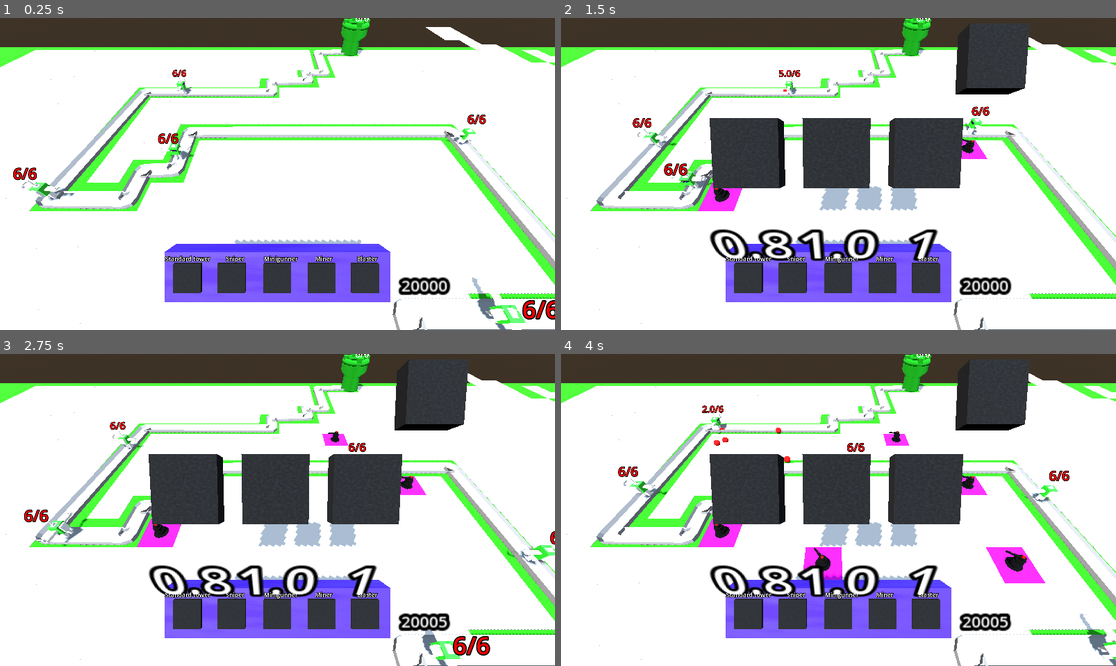
Above: before the commit, frames 1-4 (two rows, left to right).
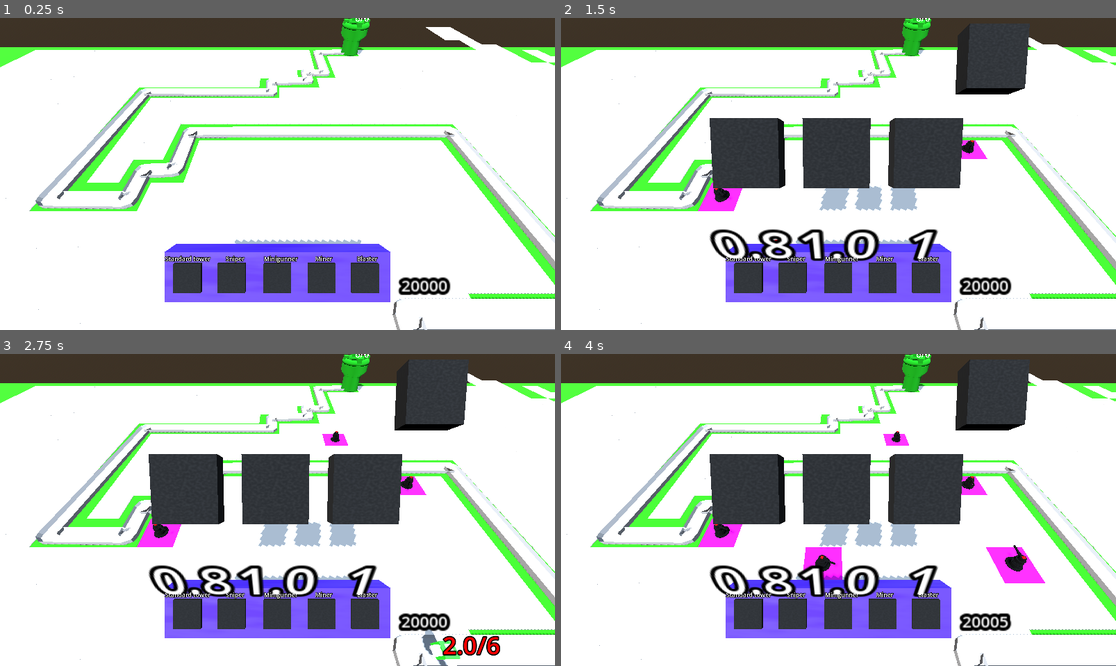
Above: after the commit, the same moments.

Repository: isaacK-428/barbarian-blaster
Game: Godot game, scene res://scenes/main_scene.tscn
Same seed, same stepped clock (60 frames per second), same inputs: the game is played once before the commit and once after it.
Inputs (mouse positions are in pixels of both pictures, inside the frame that each line leads up to):
- Up to frame 1 (0.25 s): no input
- Up to frame 2 (1.5 s): move the mouse to (960, 158) at 0.52 s; press the mouse at (960, 158) at 0.53 s; move the mouse to (727, 189) at 1.27 s; release the mouse at (727, 189) at 1.28 s; click (727, 189) at 1.35 s
- Up to frame 3 (2.75 s): move the mouse to (333, 441) at 2.02 s; press the mouse at (333, 441) at 2.03 s
- Up to frame 4 (4 s): move the mouse to (810, 572) at 2.77 s; release the mouse at (810, 572) at 2.78 s; click (810, 572) at 2.85 s; move the mouse to (1005, 556) at 3.52 s; press the mouse at (1005, 556) at 3.53 s

The runs differ from the first frame. In frame 1, 1.5% of the frame differs, in the area x 2-100%, y 16-100%; in frame 2, 0.7%; in frame 3, 1.4%; in frame 4, 1.1%.

Commit message:
stuff
low K forgot what I was doing

Diff:
--- /dev/null
+++ b/UI/start_menu.tscn
@@ -0,0 +1,39 @@
+[gd_scene format=3 uid="uid://ib7qaq5jr7up"]
+
+[ext_resource type="Script" uid="uid://cmrbaimx20jj5" path="res://scripts/start_menu.gd" id="1_dl586"]
+
+[sub_resource type="StyleBoxFlat" id="StyleBoxFlat_3dbc2"]
+bg_color = Color(0, 0.53333336, 0.24705882, 1)
+border_width_left = 25
+border_width_top = 25
+border_width_right = 25
+border_width_bottom = 25
+border_color = Color(0, 0, 0, 1)
+
+[node name="Start_menu" type="Control" unique_id=1224846266]
+layout_mode = 3
+anchors_preset = 15
+anchor_right = 1.0
+anchor_bottom = 1.0
+grow_horizontal = 2
+grow_vertical = 2
+script = ExtResource("1_dl586")
+
+[node name="Panel" type="Panel" parent="." unique_id=547254486]
+layout_mode = 1
+anchors_preset = 15
+anchor_right = 1.0
+anchor_bottom = 1.0
+grow_horizontal = 2
+grow_vertical = 2
+theme_override_styles/panel = SubResource("StyleBoxFlat_3dbc2")
+
+[node name="Button" type="Button" parent="Panel" unique_id=210272151]
+layout_mode = 0
+offset_left = 388.0
+offset_top = 48.0
+offset_right = 772.0
+offset_bottom = 167.0
+text = "Start Game"
+
+[connection signal="pressed" from="Panel/Button" to="." method="_on_button_pressed"]
--- a/base/base.tscn
+++ b/base/base.tscn
@@ -7,7 +7,7 @@
 
 [node name="base" type="Node3D" unique_id=2070879093 groups=["base"]]
 script = ExtResource("1_mftly")
-max_health = 50
+max_health = 5000
 
 [node name="CSGCylinder3D" type="CSGCylinder3D" parent="." unique_id=1588429375]
 transform = Transform3D(1, 0, 0, 0, 1, 0, 0, 0, 1, 0, 2.125, 0)
--- a/scenes/main_scene.tscn
+++ b/scenes/main_scene.tscn
@@ -2,10 +2,8 @@
 
 [ext_resource type="Script" uid="uid://di8mvcxe6a8cv" path="res://scripts/main_scene.gd" id="1_18nlu"]
 [ext_resource type="MeshLibrary" uid="uid://d4atid5far3g8" path="res://meh_libraries/space_library.tres" id="1_pw63i"]
-[ext_resource type="PackedScene" uid="uid://bd0n6xykj3ssc" path="res://enemy/enemy.tscn" id="2_7ykc4"]
 [ext_resource type="PackedScene" uid="uid://d27ewpm3ru2to" path="res://scenes/ray_picker_camera.tscn" id="2_pu3yx"]
 [ext_resource type="PackedScene" uid="uid://c5qmq4sdugotw" path="res://base/base.tscn" id="3_7ykc4"]
-[ext_resource type="Script" uid="uid://djnaialfas3qu" path="res://scripts/new_gd_script.gd" id="4_c16ls"]
 [ext_resource type="Script" uid="uid://bbmypsmpy1b4f" path="res://scripts/turret_manager.gd" id="5_gubc5"]
 [ext_resource type="PackedScene" uid="uid://dmntbutp7xgx" path="res://scenes/turret.tscn" id="6_rt2n2"]
 
@@ -33,36 +31,6 @@
 "tilts": PackedFloat32Array(0, 0, 0, 0, 0, 0, 0, 0, 0, 0, 0, 0, 0, 0, 0, 0, 0)
 }
 point_count = 17
-
-[sub_resource type="Resource" id="Resource_18nlu"]
-resource_local_to_scene = true
-script = ExtResource("4_c16ls")
-speed = 7
-health = 6
-
-[sub_resource type="Resource" id="Resource_c1pb6"]
-resource_local_to_scene = true
-script = ExtResource("4_c16ls")
-speed = 7
-health = 6
-
-[sub_resource type="Resource" id="Resource_6wevv"]
-resource_local_to_scene = true
-script = ExtResource("4_c16ls")
-speed = 7
-health = 6
-
-[sub_resource type="Resource" id="Resource_e1cbu"]
-resource_local_to_scene = true
-script = ExtResource("4_c16ls")
-speed = 7
-health = 6
-
-[sub_resource type="Resource" id="Resource_mngbo"]
-resource_local_to_scene = true
-script = ExtResource("4_c16ls")
-speed = 7
-health = 6
 
 [node name="main_scene" type="Node3D" unique_id=549404268]
 script = ExtResource("1_18nlu")
@@ -138,36 +106,6 @@
 [node name="Path3D" type="Path3D" parent="." unique_id=200825710]
 curve = SubResource("Curve3D_pw63i")
 
-[node name="enemy" parent="Path3D" unique_id=1077895707 instance=ExtResource("2_7ykc4")]
-transform = Transform3D(-0.013331696, 0, -0.99990505, 0, 1, 0, 0.99990505, 0, -0.013331696, 37.06639, 0, 1.4603647)
-progress = 112.29606
-enemy_type = SubResource("Resource_18nlu")
-speed = 36.35
-
-[node name="enemy2" parent="Path3D" unique_id=2111689381 instance=ExtResource("2_7ykc4")]
-transform = Transform3D(0.99984473, 0, 0.015869355, 0, 1, 0, -0.015869355, 0, 0.99984473, 25.70135, 0, 10.197538)
-progress = 92.20013
-enemy_type = SubResource("Resource_c1pb6")
-speed = 36.35
-
-[node name="enemy3" parent="Path3D" unique_id=2086743075 instance=ExtResource("2_7ykc4")]
-transform = Transform3D(-0.9999778, 0, 0.0051885475, 0, 1, 0, -0.0051885475, 0, -0.9999778, -14.306612, 0, 9.443232)
-progress = 44.36688
-enemy_type = SubResource("Resource_6wevv")
-speed = 36.35
-
-[node name="enemy4" parent="Path3D" unique_id=788466399 instance=ExtResource("2_7ykc4")]
-transform = Transform3D(0.007537179, 0, 0.99993056, 0, 1, 0, -0.99993056, 0, 0.007537179, 32.17329, 0, 25.624714)
-progress = 143.44475
-enemy_type = SubResource("Resource_e1cbu")
-speed = 36.35
-
-[node name="enemy5" parent="Path3D" unique_id=430166604 instance=ExtResource("2_7ykc4")]
-transform = Transform3D(0.000441726, 0, 0.9999548, 0, 1, 0, -0.9999548, 0, 0.000441726, -2.7812457, 0, -9.545196)
-progress = 13.946575
-enemy_type = SubResource("Resource_mngbo")
-speed = 36.35
-
 [node name="base" parent="." unique_id=2070879093 instance=ExtResource("3_7ykc4")]
 transform = Transform3D(1, 0, 0, 0, 1, 0, 0, 0, 1, -6, 0, 46)
 max_health = 6
--- a/scripts/main_scene.gd
+++ b/scripts/main_scene.gd
@@ -8,22 +8,14 @@
 var wave = 1
 var time_passed = 0
 var enemy_types = [
-	preload("res://base_enemy.tres"),
-	preload("res://fast_enemy.tres"),
-	preload("res://tank_enemy.tres")
+	preload("res://base_enemy.tres")
+]
 
-]
-var wave_enemies = [
-	[preload("res://base_enemy.tres"),
-	preload("res://fast_enemy.tres"),
-	preload("res://tank_enemy.tres")]
-	,
-	[preload("res://base_enemy.tres"),
-	preload("res://fast_enemy.tres"),
-	preload("res://tank_enemy.tres")]
-]
+#var wave_total_costs = [
+	#20,30,50,90,130
+#]
 var wave_total_costs = [
-	20,30
+	5,10,15
 ]
 var enemy_costs = [
 	10,
@@ -63,8 +55,27 @@
 func wave_over():
 	print("wave over")
 	wave+=1
-	enemy_types = wave_enemies[wave-1]
+	#enemy_types = wave_enemies[wave-1]
 	enemy_tokens = wave_total_costs[wave-1]
 	await get_tree().create_timer(1.0).timeout
 	print("lets go")
+	match wave:
+		1:
+			change_wave_values([preload("res://fast_enemy.tres")],[])
+		2:
+			change_wave_values([preload("res://fast_enemy.tres"),preload("res://tank_enemy.tres")],[preload("res://base_enemy.tres")])
+		3:
+			change_wave_values([preload("res://tank_enemy.tres")],[])
+		4:
+			change_wave_values([],[])
 	$enemy_spawn.start()
+	print("enemy types     -  - - - - - - - -         ",enemy_types)
+func change_wave_values(adds: Array,subtracts: Array):
+	for i in subtracts.size():
+		var erase_index = 0
+		for j in enemy_types.size():
+			if enemy_types[j] == subtracts[i]:
+				erase_index = j
+		enemy_types.remove_at(erase_index)
+	for i in adds.size():
+		enemy_types.append(adds[i])
--- a/scripts/ray_picker_camera.gd
+++ b/scripts/ray_picker_camera.gd
@@ -35,7 +35,9 @@
 	[1,1,1],]
 	,
 ]
-
+var turret_gold_costs = [
+	15,30,15,35,20
+]
 var selected_turret
 var turret_types = [
 	preload("res://tower_types/base_tower.tres"),
@@ -108,11 +110,13 @@
 		$up_grade_UI.hide()
 		current_turret.get_parent().upgrades = upgrades
 func button_actions(button):
+	#if you clikcon this before you clikc on any  turret instances are created it crashes
 	var resource_index = null
-	for i in turret_types.size():
-		if turret_types[i] == current_turret.get_parent().turret_type:
-			turret_resource = current_turret.get_parent().turret_type
-			resource_index = i
+	if current_turret!=null:
+		for i in turret_types.size():
+			if turret_types[i] == current_turret.get_parent().turret_type:
+				turret_resource = current_turret.get_parent().turret_type
+				resource_index = i
 	match button:
 		1:
 			if upgrades[0] <= 2 and Cheese.gold >= upgrade_gold_costs[0][upgrades[0] + 1]:
@@ -155,6 +159,7 @@
 			print("miner")
 			new_turret = turret_types[1]
 
+
 	if button <= 4:
 		$up_grade_UI/button2/Label3D2.text = str(fire_rate)
 		$up_grade_UI/button/Label3D.text = str(damage)
--- /dev/null
+++ b/scripts/start_menu.gd
@@ -0,0 +1,15 @@
+extends Control
+var main_scene = preload("res://scenes/main_scene.tscn")
+
+# Called when the node enters the scene tree for the first time.
+func _ready() -> void:
+	pass # Replace with function body.
+
+
+# Called every frame. 'delta' is the elapsed time since the previous frame.
+func _process(delta: float) -> void:
+	pass
+
+
+func _on_button_pressed() -> void:
+	get_tree().change_scene_to_packed(main_scene)
--- a/scripts/turret.gd
+++ b/scripts/turret.gd
@@ -11,6 +11,7 @@
 var fire_rate = 0.9
 var damage = 1
 var ability = 1
+
 # Called when the node enters the scene tree for the first time.
 func _ready() -> void:
 	fire_rate = turret_type.fire_rate
Not shown, added: scripts/start_menu.gd.uid
